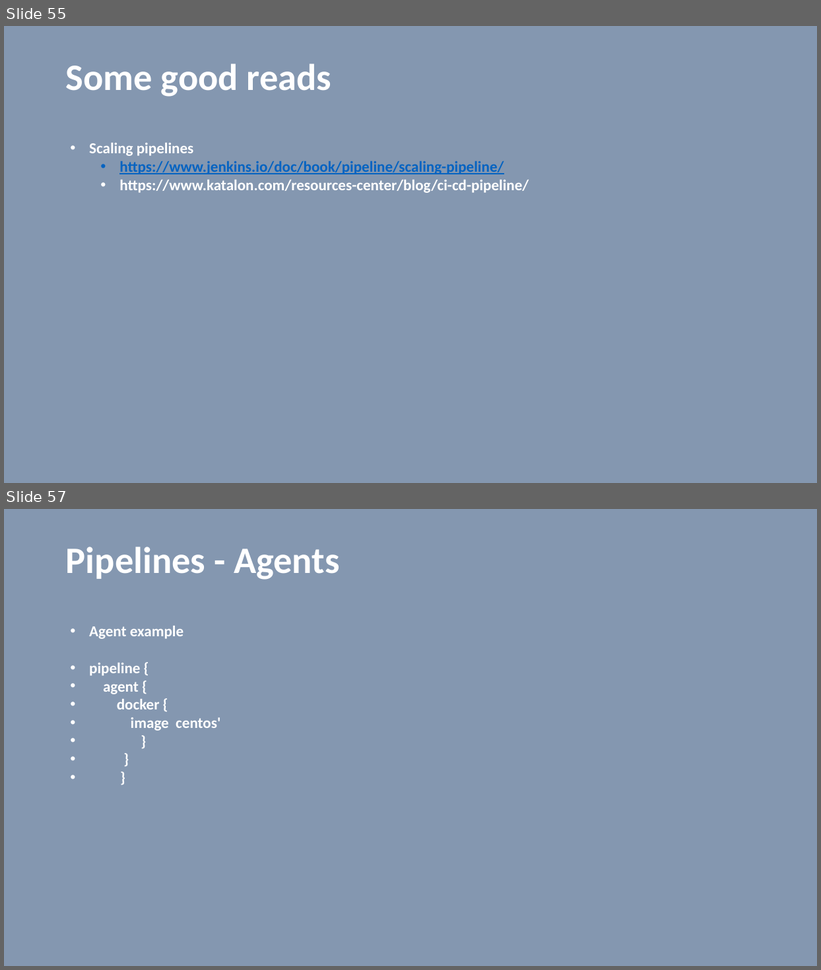
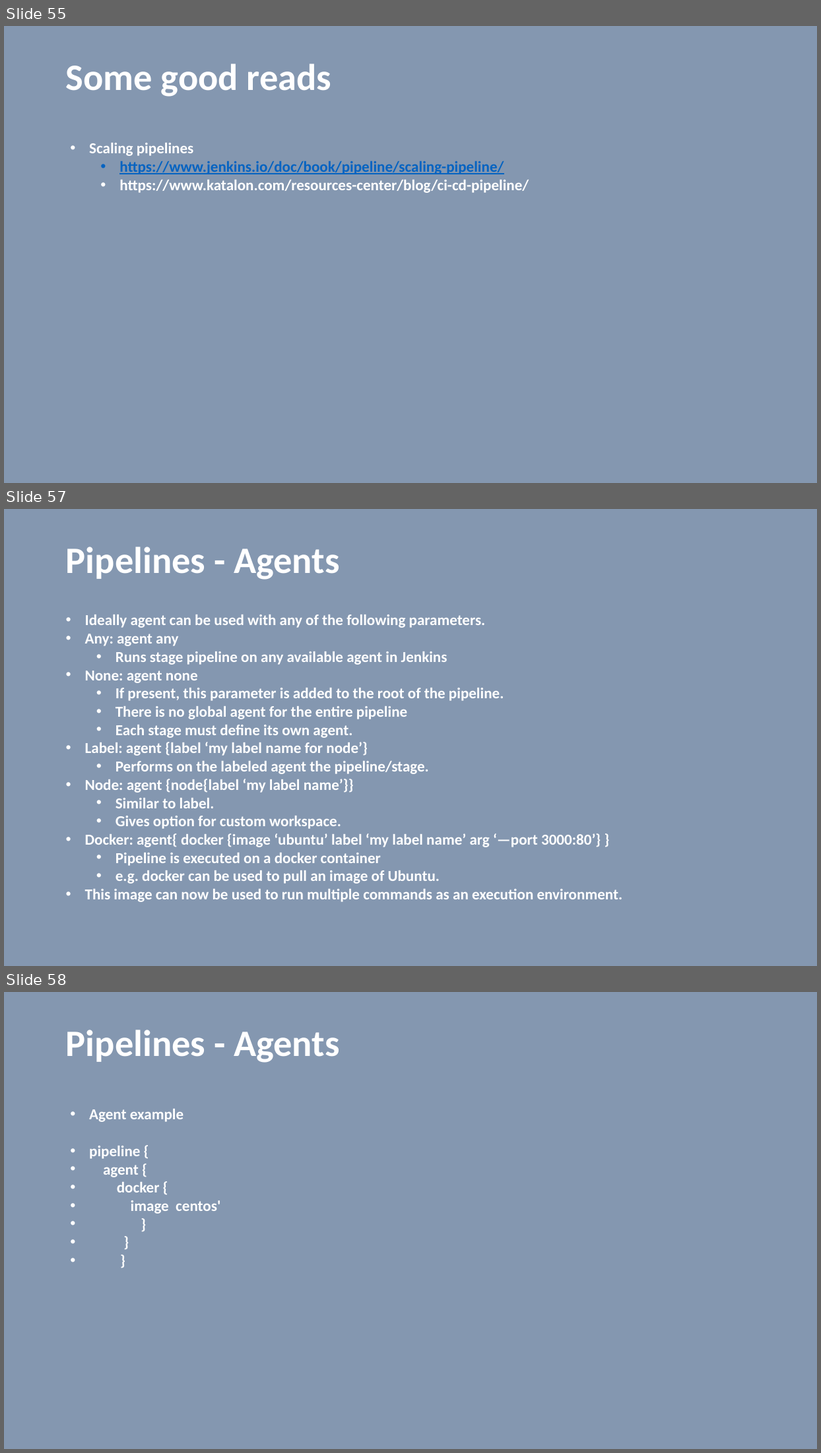
Before and after one commit to vilasvarghese/devops, a slide deck: jenkins/JenkinsBasics.pptx. Shown one above the other, each under a label of ours: slides 55 and 57 before the commit, slides 55, 57 and 58 after it; the slides between them are not shown. The pictures are 821x970 and 821x1453 pixels, drawn with LibreOffice and Linux fonts; fonts in the diff are those of the drawing. Boxes give left, top, right and bottom in pixels: in the first picture for what was removed or moved away, otherwise in the second. Text is boxed around its words. In the diff, an @@ line names an element or a change of style, - is before the commit and + after.

```diff
--- a/jenkins/JenkinsBasics.pptx
+++ b/jenkins/JenkinsBasics.pptx
@@ slide 57 added at [4,509,817,966], background #8497B0 @@
@@ title added at [66,547,340,580], 44 pt, text #FFFFFF, bold @@
+Pipelines - Agents
@@ text added at [85,615,623,902], 18 pt, text #FFFFFF, bold @@
+• Ideally agent can be used with any of the following parameters.
+• Any: agent any
+  • Runs stage pipeline on any available agent in Jenkins
+• None: agent none
+  • If present, this parameter is added to the root of the pipeline.
+  • There is no global agent for the entire pipeline
+  • Each stage must define its own agent.
+• Label: agent {label ‘my label name for node’}
+  • Performs on the labeled agent the pipeline/stage.
+• Node: agent {node{label ‘my label name’}}
+  • Similar to label.
+  • Gives option for custom workspace.
+• Docker: agent{ docker {image ‘ubuntu’ label ‘my label name’ arg ‘—port 3000:80’} }
+  • Pipeline is executed on a docker container
+  • e.g. docker can be used to pull an image of Ubuntu.
+• This image can now be used to run multiple commands as an execution environment.
@@ what was slide 57 is now slide 58 @@
```
Also in this commit, not shown: 4 slides changed, 5 other slides added, 57 other files.
